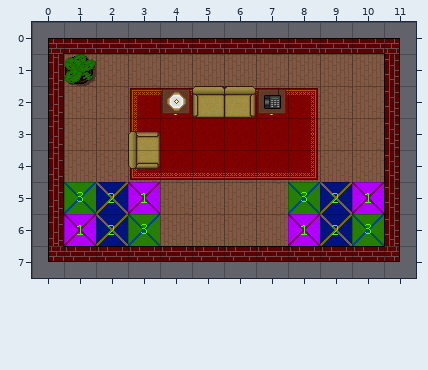
One commit to this Tiled map (JSON): assets/maps/test_room.json. This is how it looked before the edit.
Cells are 32x32 px. Shown: x 0..11, y 0..7. The old version is drawn lined up with the new one.
The same view after the edit:
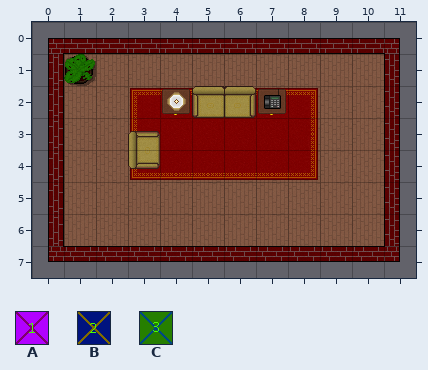
Key: from "tileset": A 7, B 8, C 9.
_ is an empty cell.
The edit:
map size 100x100 -> 12x8 cells
Layer "Shadows" (removed):
Tile A is gone in row 5 at x 3 and 10; in row 6 at x 1 and 8.
Tile B is gone in rows 5 to 6 at x 2 and 9.
Tile C is gone in row 5 at x 1 and 8; in row 6 at x 3 and 10.
Where, in picture pixels (left, top, right, bottom), the same in both pictures:
removed: (64, 182, 160, 246)
removed: (288, 182, 384, 246)
